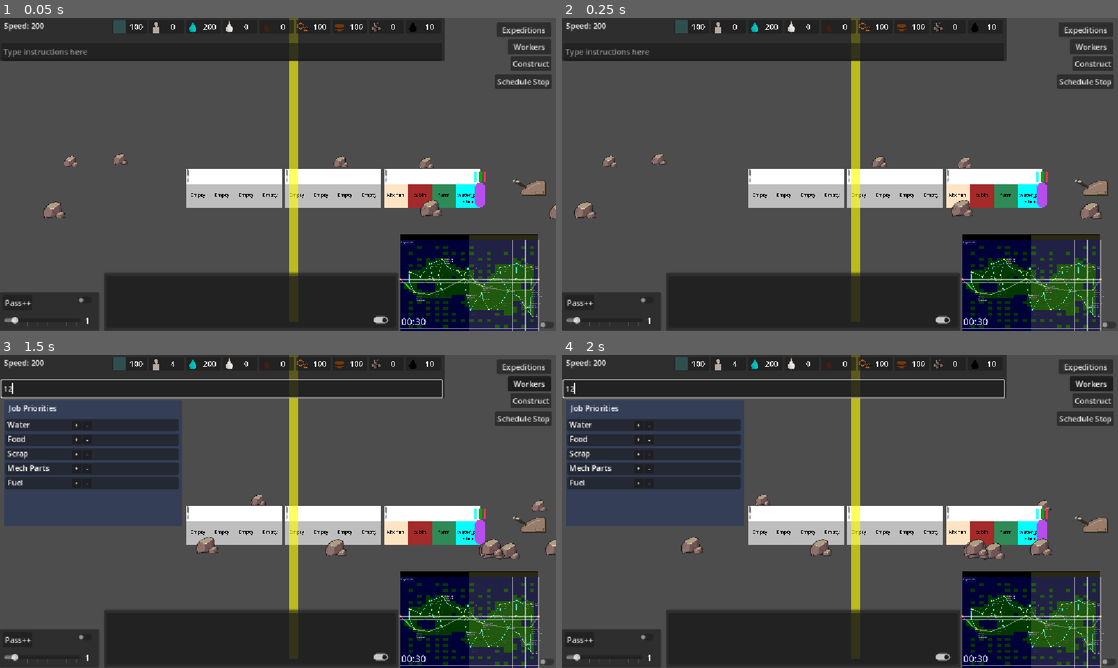
Above: before the commit, frames 1-4 (two rows, left to right).
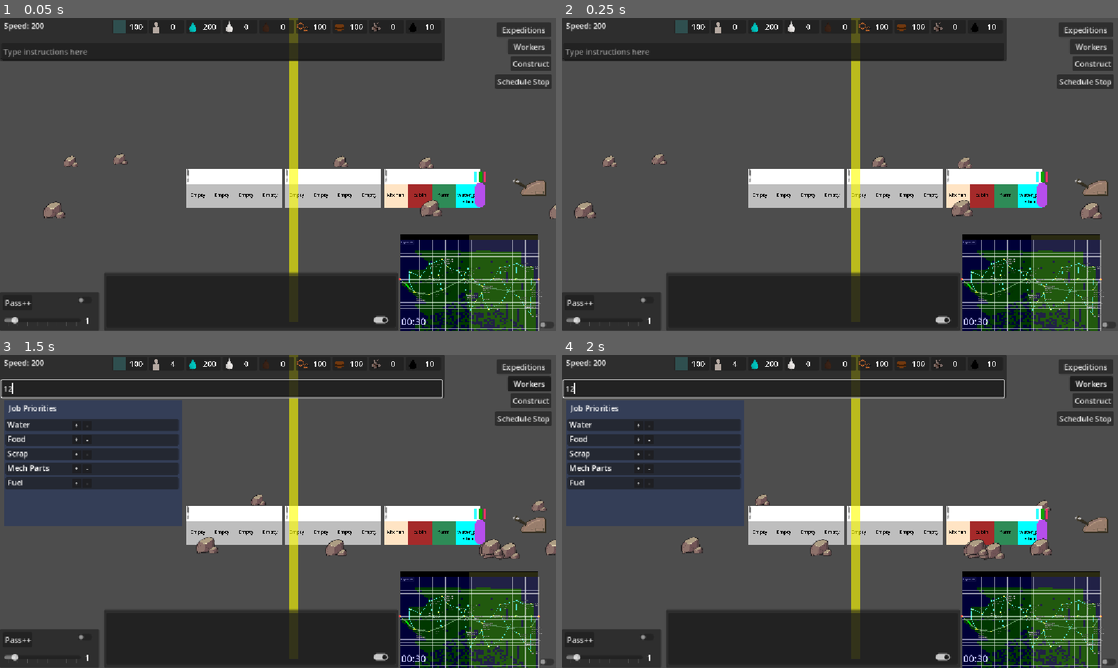
Above: after the commit, the same moments.

Repository: Sphinx111/ed_and_morgs_train_builder
Game: Godot game, scene res://Scenes/traincar.tscn
The game is run twice, just before and just after one commit, with the same random seed, the same clock (stepped at 60 frames per second) and the same inputs.
Inputs (mouse positions are in pixels of both pictures, inside the frame that each line leads up to):
- Up to frame 1 (0.05 s): no input
- Up to frame 2 (0.25 s): no input
- Up to frame 3 (1.5 s): click (222, 389) at 0.52 s; type "12" at 0.6 s; click "Workers" at 1.25 s
- Up to frame 4 (2 s): no input

The runs differ from the first frame. In frame 1, 2.5% of the frame differs, in the area x 72-97%, y 70-100%; in frame 2, 2.5%; in frame 3, 2.5%; in frame 4, 2.5%.

Commit message:
Map fills in in a spiral so the predictive smearing is less obvious

Diff:
--- a/MapContinentGenerator.gd
+++ b/MapContinentGenerator.gd
@@ -3,6 +3,7 @@
 class_name MapContinentGenerator
 
 @export var DEBUG: bool = true
+var heat = .2
 enum TERRAINS {unassigned, water, land, mountain, river, valley}
 
 class MapBigGrid extends RefCounted:
@@ -22,7 +23,7 @@
 		tracks += 1
 
 var worldSize: Vector2
-var granularity: int = 32
+var granularity: int = 64
 var mapGrids: Array = []
 var grid_size: Vector2
 var _debug_layer: Node2D = null
@@ -196,25 +197,46 @@
 			if x == 0 or x == maxr or y== 0 or y==maxr :
 				gridConcern.terrainType = TERRAINS.water
 
-	var passes = 2 #generate the map in passes instead of gridbygrid ascending
-	for passno in range(passes, 0, -1) :
-		var passheat=heat*(passno/passes)
+	# each number in this array represents a random pass through the map that
+	#occurs before the spiral fills it in. bigger numbers are more sparse passes
+	var passesPreFill: Array = [9,7] #never put a 1 in this array tia
+	for passno in passesPreFill:
 		for y in range(1,granularity-1):
 			if y % passno == 0:
 				for x in range(1,granularity-1):
 					if x % passno ==0: #max(1,passno-1)
-						gridConcern= mapGrids[y][x]
-						if gridConcern.terrainType == TERRAINS.unassigned:
-							var landProb : float = terrTypeProb(TERRAINS.land,y,x,passheat)
-							var waterProb : float= terrTypeProb(TERRAINS.water,y,x,passheat)
-							# TODO: Make better desicsions
-							if  landProb >= randf()-heat: #2*waterProb :
-								gridConcern.terrainType = TERRAINS.land
-							else:
-								gridConcern.terrainType = TERRAINS.water
+						assignTerrain(y,x)
+
+	#attempt to spiral fill:
+	for edgedistance in range(1,(granularity/2)+1):
+		for x in range(edgedistance,granularity-edgedistance): #increasing x
+			assignTerrain(edgedistance,x) #run accross
+		for y in range(edgedistance,granularity-edgedistance): #inceasing y
+			assignTerrain(y,maxr-edgedistance) #right hand side
+		for x in range(granularity-edgedistance,edgedistance,-1): # deceasing x
+			assignTerrain(maxr-edgedistance,x) #bottom edge
+		for y in range(granularity-edgedistance,edgedistance,-1): #decreasing y
+			assignTerrain(y,edgedistance) #left edge?
+
+
+
+				#if x==edgedistance or x==maxr-edgedistance or y==edgedistance or y==maxr-edgedistance:
+					#gridConcern= mapGrids[y][x]
+
+
+func assignTerrain(y:int, x:int) :
+	var gridConcern= mapGrids[y][x]
+	if gridConcern.terrainType == TERRAINS.unassigned:
+		var landProb : float = terrTypeProb(TERRAINS.land,y,x)
+		var waterProb : float= terrTypeProb(TERRAINS.water,y,x)
+		# TODO: Make better desicsions
+		if  landProb >= waterProb :
+			gridConcern.terrainType = TERRAINS.land
+		else:
+			gridConcern.terrainType = TERRAINS.water
 
 # TODO: Write something MUCH better than this
-func terrTypeProb(targetType:TERRAINS, y:int, x:int,heat:float=.10) :
+func terrTypeProb(targetType:TERRAINS, y:int, x:int) :
 	var neighbourTypes=returnNeighborsTerrain(y,x)
 	if neighbourTypes.size()>0:
 		return (neighbourTypes.filter(func(type): return type == targetType).size()/neighbourTypes.size())
@@ -225,7 +247,7 @@
 	var neighborTypes : Array = []
 	for i in range(y-1,y+1):
 		for j in range(x-1,x+1):
-			if i!=j: #remove condition to check diagonals
+			#if i!=j: #remove condition to check diagonals
 				if i>=0 and j >=0 and i<granularity and j<granularity:
 					if mapGrids[i][j].terrainType != TERRAINS.unassigned :
 						neighborTypes.append(mapGrids[i][j].terrainType)
